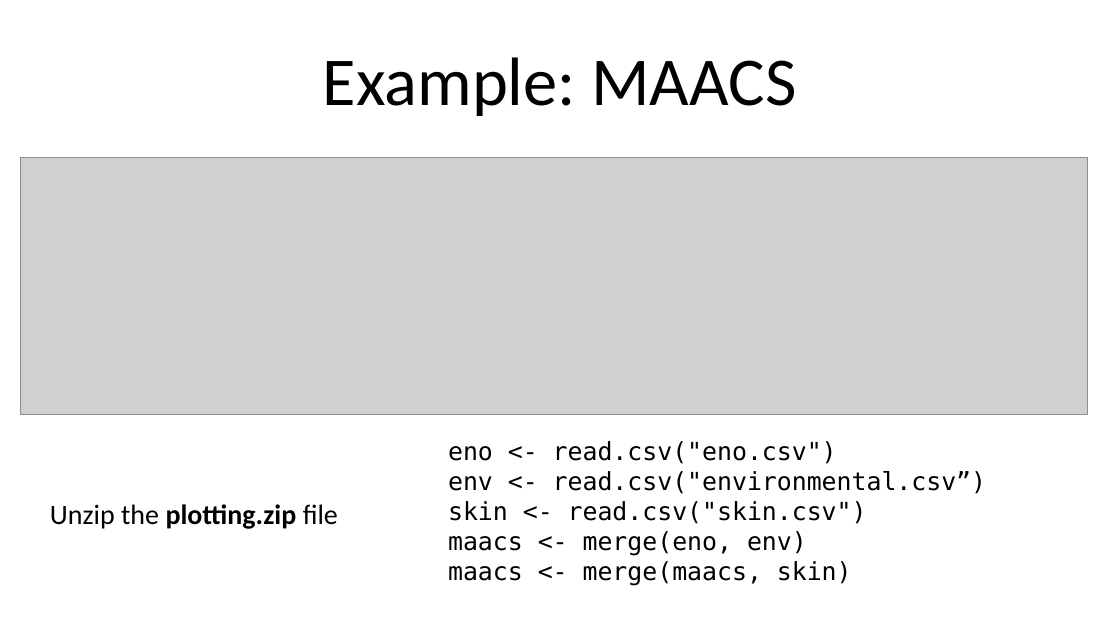
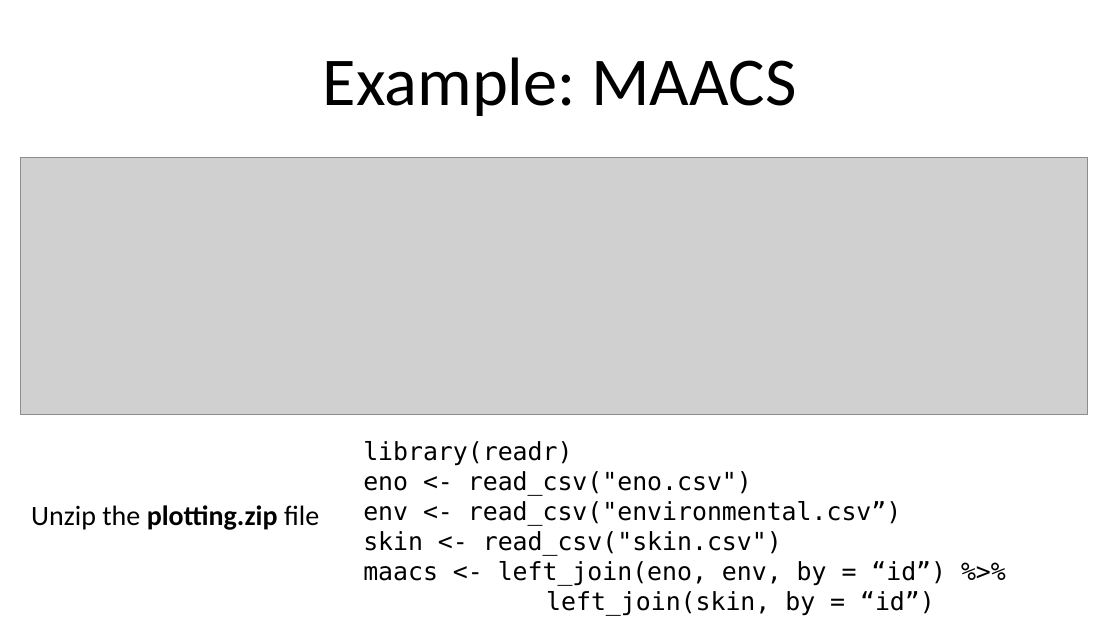
Before and after one commit to KirosG/Biostat776, a slide deck: slide 19 of notes/ggplot2_part1.pptx. Drawn at 1120x630 pixels with LibreOffice and Linux fonts; fonts in the diff are those of the drawing; grey boxes stand for pictures. Boxes give left, top, right and bottom in pixels: in the first picture for what was removed or moved away, otherwise in the second. Text is boxed around its words. In the diff, an @@ line names an element or a change of style, - is before the commit and + after.

```diff
--- a/notes/ggplot2_part1.pptx
+++ b/notes/ggplot2_part1.pptx
@@ text at box(363, 441, 946, 616): text changed @@
-eno <- read.csv("eno.csv")
-env <- read.csv("environmental.csv”)
-skin <- read.csv("skin.csv")
-maacs <- merge(eno, env)
-maacs <- merge(maacs, skin)
+library(readr)
+eno <- read_csv("eno.csv")
+env <- read_csv("environmental.csv”)
+skin <- read_csv("skin.csv")
+maacs <- left_join(eno, env, by = “id”) %>%
+left_join(skin, by = “id”)
@@ text "Unzip the plotting.zip file": place and size @@
-text "Unzip the plotting.zip file" at box(50, 504, 338, 529)
+text "Unzip the plotting.zip file" at box(31, 505, 319, 530)
```
Also in this commit, not shown: 1 other slide changed, 1 other file.
